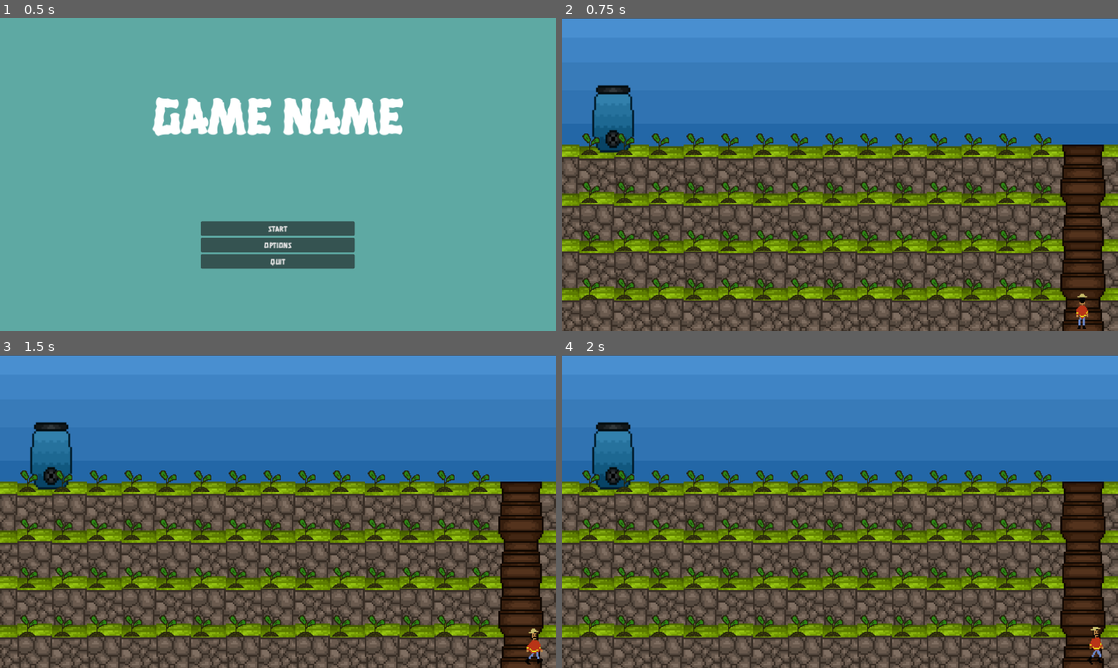
Above: before the commit, frames 1-4 (two rows, left to right).
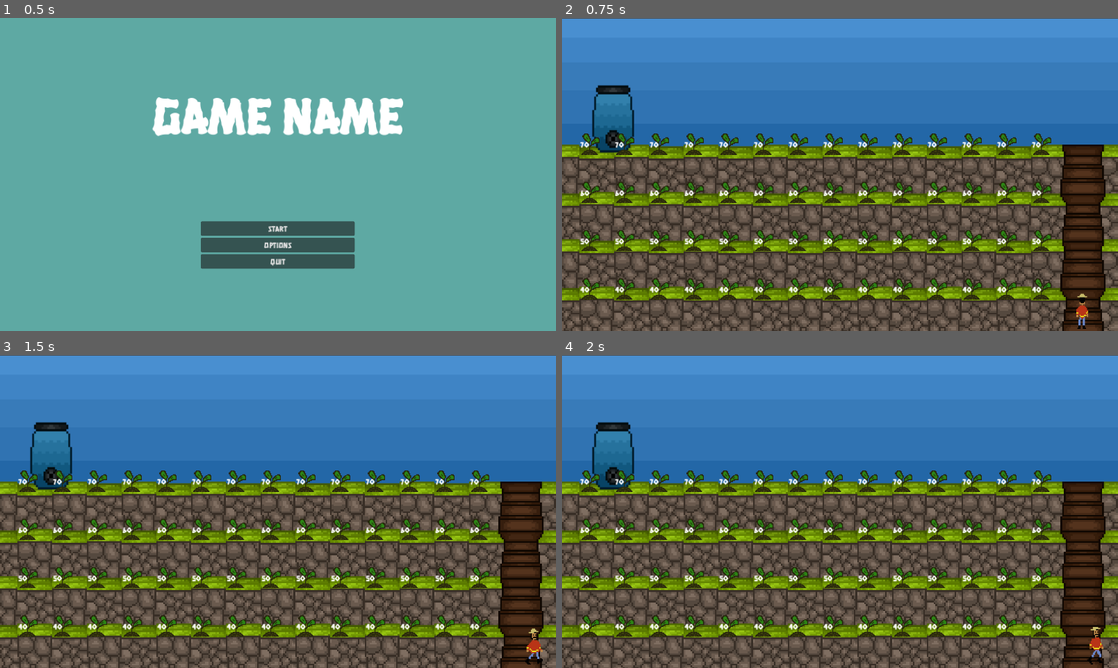
Above: after the commit, the same moments.

Repository: kprsandilya/c3-game
Game: Godot game, scene res://Menu.tscn
Same seed, same stepped clock (60 frames per second), same inputs: the game is played once before the commit and once after it.
Inputs:
- Up to frame 1 (0.5 s): no input
- Up to frame 2 (0.75 s): click "START" at 0.5 s
- Up to frame 3 (1.5 s): tap Enter at 1.25 s; hold Right (ui_right) from 1.28 s (still down); tap E (e) at 1.35 s
- Up to frame 4 (2 s): keep holding Right (ui_right)

Frame 1 is identical in both runs. In frame 2, 1.4% of the frame differs, in the area x 3-87%, y 39-88%; in frame 3, 1.4%; in frame 4, 1.4%.

Commit message:
health display

Diff:
--- a/godot-game/farmManager.gd
+++ b/godot-game/farmManager.gd
@@ -5,6 +5,12 @@
 @export var fava_texture = preload("res://fava_healthy.png")
 @export var quinoa_texture = preload("res://quinoa_healthy.png")
 @export var ichu_texture = preload("res://ichu_healthy.png")
+@export var water1 = preload("res://water1.png")
+@export var water2 = preload("res://water2.png")
+@export var water3 = preload("res://water3.png")
+@export var water4 = preload("res://water4.png")
+@export var water5 = preload("res://water5.png")
+@export var water6 = preload("res://water6.png")
 
 var column_spacing = 72  # Adjust for spacing
 var start_x = 58  # Adjust for alignment
@@ -49,6 +55,7 @@
 
 func _process(_delta):
 	var increment = 10
+	update_tank()
 	if near_water_tank:
 		message_label.show()
 		if Input.is_action_just_pressed("e") and Weather.water_level > 0:
@@ -59,6 +66,9 @@
 				for seedling in Weather.seedling_array[row]:
 					var new_health = min(seedling.get_meta("plant_health") + increment, health_array[row])
 					seedling.set_meta("plant_health", new_health)
+
+					var health_label = seedling.get_node("health")
+					health_label.text = str(new_health)
 
 				if Weather.seedling_array[row]:
 					print("HEALTH: " + str(Weather.seedling_array[row][0].get_meta("plant_health")))
@@ -86,6 +96,12 @@
 
 			seedling.set_meta("plant_type", type_array[row])
 			seedling.set_meta("plant_health", health_array[row])
+
+			var health_label = seedling.get_node("health")
+			health_label.text = str(health_array[row])
+			health_label.set("theme_override_colors/font_color", Color.WHITE) # Make text white
+			health_label.set("theme_override_font_sizes/font_size", 16)
+
 			add_child(seedling)
 			row_array.append(seedling)
 
@@ -120,6 +136,7 @@
 
 	if state == "rain":
 		increment = 10
+		Weather.water_level = min(Weather.water_level + 50, 100)
 	elif state == "drought":
 		increment = -20
 	elif state == "snow":
@@ -142,11 +159,29 @@
 				elif row == 3:
 					new_health = clamp(new_health, 0, Weather.plant_health[3])
 
+				seedling.set_meta("plant_health", new_health)
+				var health_label = seedling.get_node("health")
+				health_label.text = str(new_health)
+
 
 				if new_health > 0:
-					seedling.set_meta("plant_health", new_health)
 					new_row.append(seedling)  # Keep alive seedlings
 				else:
 					seedling.queue_free()  # Remove dead seedlings
 
 		Weather.seedling_array[row] = new_row  # Update row with only surviving seedlings
+
+func update_tank():
+	var sprite = get_node("water_tank/Sprite2D")
+	if Weather.water_level  == 100:
+		sprite.texture = water1
+	elif Weather.water_level  >= 80:
+		sprite.texture = water2
+	elif Weather.water_level  >= 60:
+		sprite.texture = water3
+	elif Weather.water_level  >= 40:
+		sprite.texture = water4
+	elif Weather.water_level  >= 20:
+		sprite.texture = water5
+	elif Weather.water_level  == 0:
+		sprite.texture = water6
--- a/godot-game/seedling.tscn
+++ b/godot-game/seedling.tscn
@@ -8,3 +8,12 @@
 
 [node name="seedsprite" type="Sprite2D" parent="."]
 texture = ExtResource("1_vkb5k")
+
+[node name="health" type="Label" parent="."]
+anchors_preset = 5
+anchor_left = 0.5
+anchor_right = 0.5
+offset_left = -20.0
+offset_right = 20.0
+offset_bottom = 23.0
+grow_horizontal = 2
